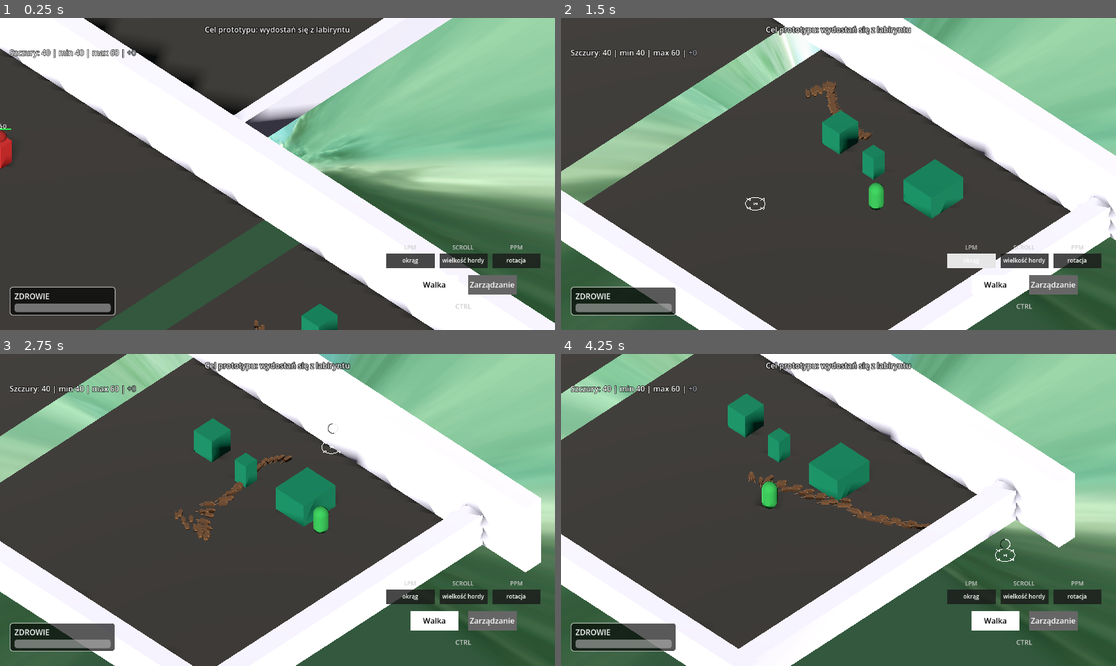
Above: before the commit, frames 1-4 (two rows, left to right).
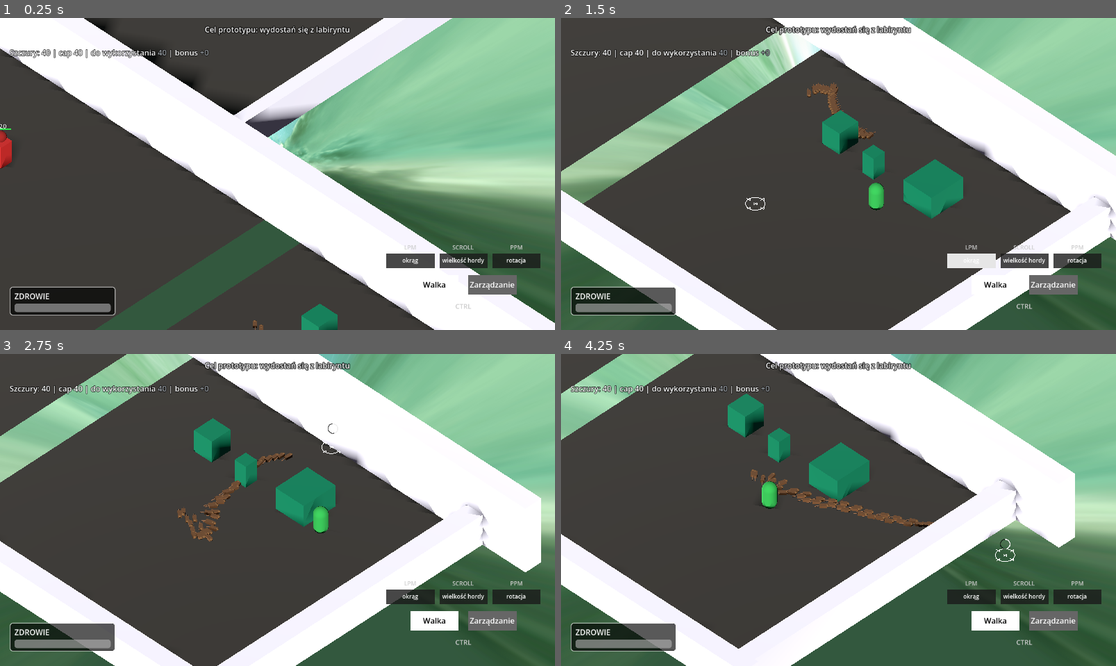
Above: after the commit, the same moments.

Repository: VirtuaIL/ZTGK-Prototyp
Game: Godot game, scene res://scenes/main.tscn
The game is run twice, just before and just after one commit, with the same random seed, the same clock (stepped at 60 frames per second) and the same inputs.
Inputs (mouse positions are in pixels of both pictures, inside the frame that each line leads up to):
- Up to frame 1 (0.25 s): no input
- Up to frame 2 (1.5 s): tap Enter at 0.5 s; move the mouse to (960, 158) at 0.52 s; hold D (move_right) 0.53-1.25 s; hold Space (recall_rats) 0.53-1.25 s; click (960, 158) at 0.67 s; drag from (727, 189) to (810, 236) at 1.27 s
- Up to frame 3 (2.75 s): move the mouse to (333, 441) at 2.02 s; hold D (move_right) from 2.03 s (still down); hold Space (recall_rats) from 2.03 s (still down)
- Up to frame 4 (4.25 s): release D (move_right) at 2.75 s; release Space (recall_rats) at 2.75 s; drag from (810, 572) to (672, 463) at 2.77 s; move the mouse to (1005, 556) at 3.52 s; hold A (move_left) from 3.53 s (still down); hold Space (recall_rats) from 3.53 s (still down)

The runs differ from the first frame. In frame 1, 0.4% of the frame differs, in the area x 0-48%, y 10-100%; in frame 2, 0.5%; in frame 3, 1.1%; in frame 4, 1.1%, in the area x 10-68%, y 10-57%.

Commit message:
fix: the enemies and rats

Diff:
--- a/scripts/enemy.gd
+++ b/scripts/enemy.gd
@@ -3,13 +3,13 @@
 enum AIState { WANDER, CHASE, ATTACK, DEAD, PASSIVE }
 
 # ── Health ──
-@export var max_health: float = 150.0
+@export var max_health: float = 120.0
 @export var respawn_time: float = 3.0
 var health: float = max_health
 
 # ── Movement ──
-@export var move_speed: float = 1.8
-@export var chase_speed: float = 3.2
+@export var move_speed: float = 1.4
+@export var chase_speed: float = 2.6
 @export var rotation_speed: float = 8.0
 
 # ── Detection & combat ──
--- a/scripts/main.gd
+++ b/scripts/main.gd
@@ -240,9 +240,9 @@
 	var layer = CanvasLayer.new()
 	var label = RichTextLabel.new()
 	rat_count_label = label
-	var max_cap := 0
-	if rat_manager and rat_manager.has_method("get_max_cap"):
-		max_cap = rat_manager.get_max_cap()
+	var min_cap := 0
+	if rat_manager and rat_manager.has_method("get_min_cap"):
+		min_cap = rat_manager.get_min_cap()
 	label.bbcode_enabled = true
 	label.fit_content = true
 	label.scroll_active = false
@@ -252,7 +252,7 @@
 	label.size_flags_vertical = Control.SIZE_SHRINK_BEGIN
 	label.custom_minimum_size = Vector2(10, 20)
 	label.mouse_filter = Control.MOUSE_FILTER_IGNORE
-	label.text = "Szczury: 0 | min 0 | max " + str(max_cap) + " | [color=#9aa0a6]+0[/color]"
+	label.text = "Szczury: 0 | cap " + str(min_cap) + " | do wykorzystania [color=#9aa0a6]0[/color] | bonus [color=#9aa0a6]+0[/color]"
 	label.set_anchors_preset(Control.PRESET_TOP_LEFT)
 	label.offset_left = 20
 	label.offset_top = 60
@@ -275,20 +275,18 @@
 		return
 	var current_count := 0
 	var min_cap := 0
-	var max_cap := 0
 	if rat_manager.has_method("get_active_rat_count"):
 		current_count = rat_manager.get_active_rat_count()
 	else:
 		current_count = rat_manager.rats.size()
 	if rat_manager.has_method("get_min_cap"):
 		min_cap = rat_manager.get_min_cap()
-	if rat_manager.has_method("get_max_cap"):
-		max_cap = rat_manager.get_max_cap()
-	else:
-		max_cap = rat_manager.rats.size()
+	var available_count := current_count
+	if rat_manager.has_method("get_available_rat_count"):
+		available_count = rat_manager.get_available_rat_count()
 	var extra: int = maxi(current_count - min_cap, 0)
 	var extra_color: String = "#4ccf6a" if extra > 0 else "#9aa0a6"
-	rat_count_label.text = "Szczury: " + str(current_count) + " | min " + str(min_cap) + " | max " + str(max_cap) + " | [color=" + extra_color + "]+" + str(extra) + "[/color]"
+	rat_count_label.text = "Szczury: " + str(current_count) + " | cap " + str(min_cap) + " | do wykorzystania [color=#9aa0a6]" + str(available_count) + "[/color] | bonus [color=" + extra_color + "]+" + str(extra) + "[/color]"
 
 
 func _update_mode_ui() -> void:
--- a/scripts/rat_manager.gd
+++ b/scripts/rat_manager.gd
@@ -17,7 +17,6 @@
 
 @export var rat_scene: PackedScene = preload("res://scenes/rat.tscn")
 @export var min_cap: int = 40
-@export var max_cap: int = 60
 @export var start_with_min: bool = true
 @export var spawn_radius_min: float = 0.8
 @export var spawn_radius_max: float = 2.2
@@ -203,12 +202,8 @@
 
 
 func _clamp_caps() -> void:
-	if max_cap < 0:
-		max_cap = 0
 	if min_cap < 0:
 		min_cap = 0
-	if min_cap > max_cap:
-		min_cap = max_cap
 
 
 func get_total_rat_count() -> int:
@@ -219,10 +214,6 @@
 	return count
 
 
-func get_max_cap() -> int:
-	return max_cap
-
-
 func get_min_cap() -> int:
 	return min_cap
 
@@ -230,14 +221,14 @@
 func increase_min_cap(amount: int) -> void:
 	if amount <= 0:
 		return
-	min_cap = clampi(min_cap + amount, 0, max_cap)
-	ensure_min_cap()
+	min_cap = max(0, min_cap + amount)
 
 
 func restore_to_min(require_empty: bool = false) -> void:
 	if require_empty and get_active_rat_count() > 0:
 		return
-	ensure_min_cap()
+	var spawn_center := _get_nearest_spawn_pos()
+	_restore_to_min_at_spawn(spawn_center)
 
 
 func ensure_min_cap() -> void:
@@ -256,10 +247,6 @@
 	if rat_scene == null:
 		push_error("rat_scene is not set in RatManager.")
 		return
-	var capacity := max_cap - get_total_rat_count()
-	if capacity <= 0:
-		return
-	count = min(count, capacity)
 
 	var parent_node := get_parent()
 	if parent_node == null:
@@ -298,16 +285,32 @@
 	build_blob_offsets()
 
 
+func _get_nearest_spawn_pos() -> Vector3:
+	var base_pos := global_position
+	if _player:
+		base_pos = _player.global_position
+	var spawns := get_tree().get_nodes_in_group("rat_spawn")
+	var nearest: Node3D = null
+	var best_dist := INF
+	for s in spawns:
+		var n := s as Node3D
+		if n == null:
+			continue
+		var d := n.global_position.distance_squared_to(base_pos)
+		if d < best_dist:
+			best_dist = d
+			nearest = n
+	if nearest:
+		return nearest.global_position
+	return base_pos
+
+
 func _spawn_rats_at_center(count: int, center: Vector3) -> void:
 	if count <= 0:
 		return
 	if rat_scene == null:
 		push_error("rat_scene is not set in RatManager.")
 		return
-	var capacity := max_cap - get_total_rat_count()
-	if capacity <= 0:
-		return
-	count = min(count, capacity)
 
 	var parent_node := get_parent()
 	if parent_node == null:
@@ -344,24 +347,12 @@
 
 
 func _check_empty_respawn() -> void:
-	var active := get_active_rat_count()
-	if auto_respawn_if_empty and active == 0:
-		if _empty_respawn_triggered:
-			return
-		_empty_respawn_triggered = true
-		_respawn_min_cap_near_player()
-	else:
-		_empty_respawn_triggered = false
-
-	if active < min_cap and _min_respawn_cooldown <= 0.0:
-		_respawn_min_cap_near_player()
-		_min_respawn_cooldown = max(0.05, min_cap_respawn_cooldown)
-
-
-func _respawn_min_cap_near_player() -> void:
+	# Respawn is handled only at rat_spawn points now.
+	return
+
+
+func _restore_to_min_at_spawn(spawn_center: Vector3) -> void:
 	_clamp_caps()
-	if _player == null:
-		return
 	var target := min_cap
 	if target <= 0:
 		return
@@ -373,52 +364,32 @@
 	var fallen := _get_fallen_rats()
 	for r in fallen:
 		if needed <= 0:
-			break
-		r.force_respawn_near_player()
-		needed -= 1
-
-	if needed > 0:
-		_spawn_rats_near_player(needed)
-
-
-func _check_rat_spawn_bonus() -> void:
-	if _player == null:
-		return
-	if rat_spawn_bonus_amount <= 0:
-		return
-	var spawns := get_tree().get_nodes_in_group("rat_spawn")
-	for s in spawns:
-		var n := s as Node3D
-		if n == null:
-			continue
-		if rat_spawn_one_shot and _rat_spawn_used.has(n):
-			continue
-		if n.global_position.distance_to(_player.global_position) > rat_spawn_bonus_radius:
-			continue
-		_give_rat_spawn_bonus(n.global_position)
-		if rat_spawn_one_shot:
-			_rat_spawn_used[n] = true
-
-
-func _give_rat_spawn_bonus(spawn_center: Vector3) -> void:
-	var add := rat_spawn_bonus_amount
-	var capacity := max_cap - get_total_rat_count()
-	if capacity <= 0:
-		return
-	add = min(add, capacity)
-
-	var fallen := _get_fallen_rats()
-	for r in fallen:
-		if add <= 0:
 			break
 		var angle := randf() * TAU
 		var radius := randf_range(spawn_radius_min, spawn_radius_max)
 		var pos := spawn_center + Vector3(cos(angle) * radius, 0.0, sin(angle) * radius)
 		r.force_respawn_at_position(pos)
-		add -= 1
-
-	if add > 0:
-		_spawn_rats_at_center(add, spawn_center)
+		needed -= 1
+
+	if needed > 0:
+		_spawn_rats_at_center(needed, spawn_center)
+
+
+func _check_rat_spawn_bonus() -> void:
+	if _player == null:
+		return
+	if _min_respawn_cooldown > 0.0:
+		return
+	var spawns := get_tree().get_nodes_in_group("rat_spawn")
+	for s in spawns:
+		var n := s as Node3D
+		if n == null:
+			continue
+		if n.global_position.distance_to(_player.global_position) > rat_spawn_bonus_radius:
+			continue
+		_restore_to_min_at_spawn(n.global_position)
+		_min_respawn_cooldown = max(0.05, min_cap_respawn_cooldown)
+		break
 
 
 func _process(delta: float) -> void:
@@ -1116,6 +1087,11 @@
 	return count
 
 
+func get_available_rat_count() -> int:
+	var available := _get_available_follow_rats()
+	return available.size()
+
+
 func activate_orbit() -> void:
 	if orbit_active:
 		deactivate_orbit()
@@ -1242,7 +1218,7 @@
 		rat.is_following_player = true
 		rat.is_carrier = false
 
-	_respawn_min_cap_near_player()
+	# Respawn only at rat_spawn now.
 
 
 func _process_hover() -> void:
